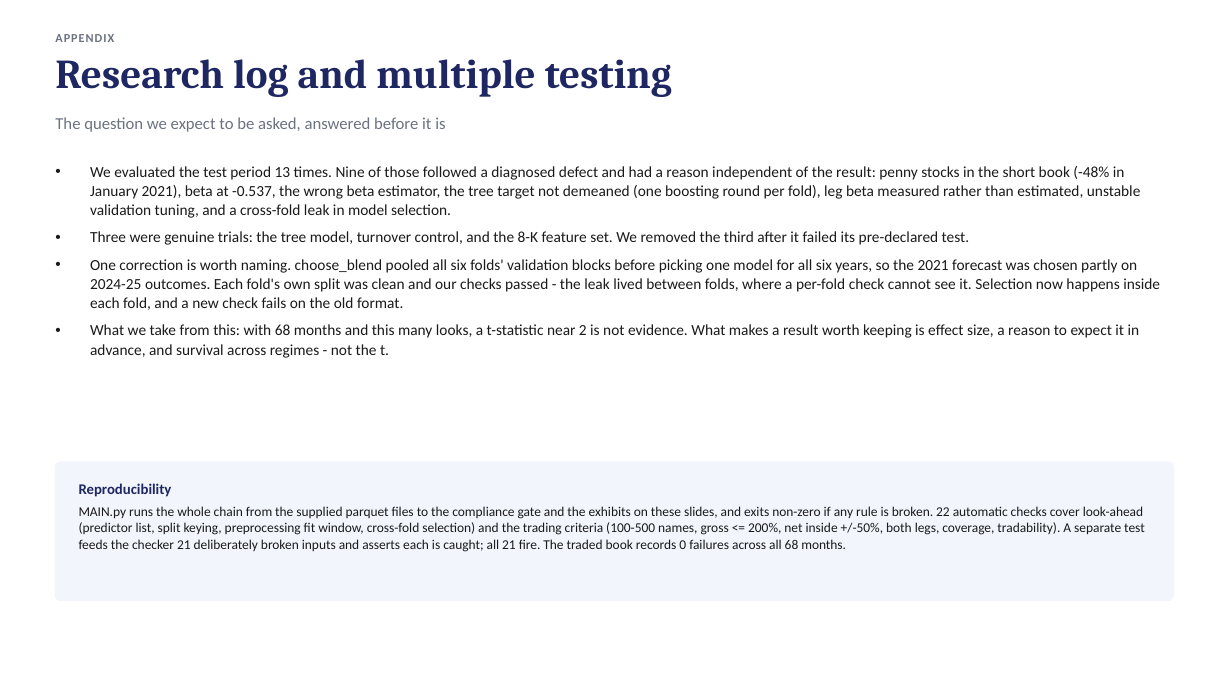
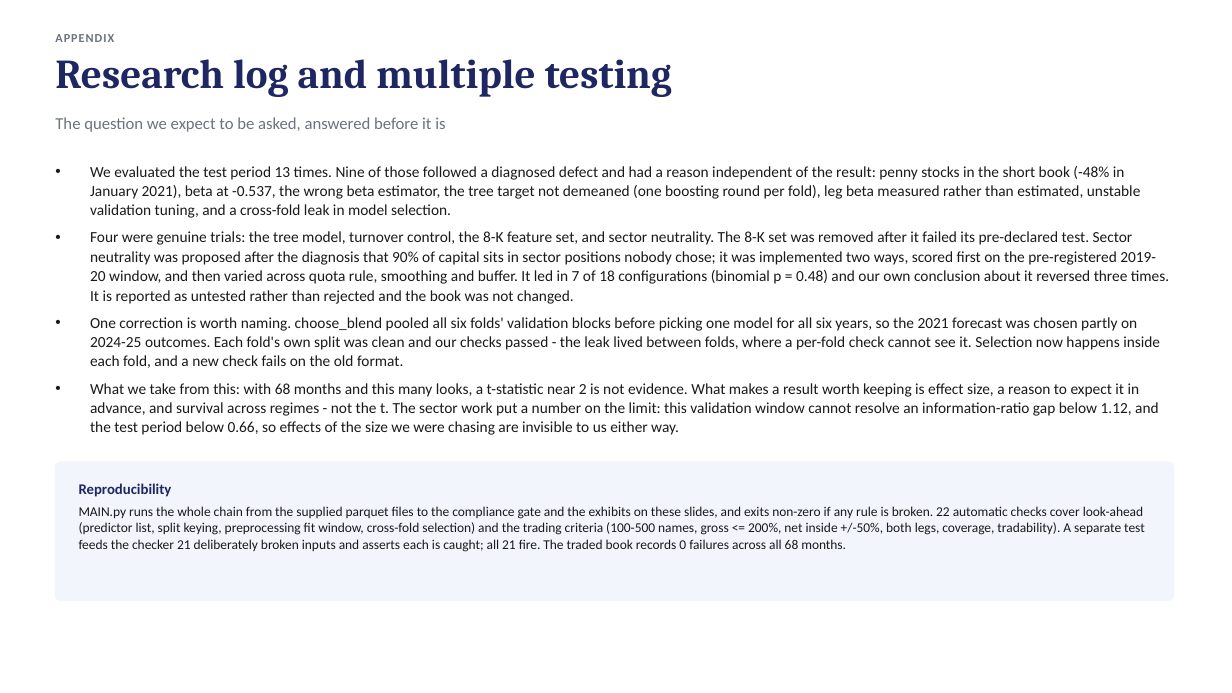
Before and after one commit to TonyTran03/hackathonfiam_zzz, a slide deck: slide 12 of 05_submission/FIAM_deck.pptx. Drawn at 1232x693 pixels with LibreOffice and Linux fonts; fonts in the diff are those of the drawing. Boxes give left, top, right and bottom in pixels: in the first picture for what was removed or moved away, otherwise in the second. Text is boxed around its words. In the diff, an @@ line names an element or a change of style, - is before the commit and + after.

```diff
--- a/05_submission/FIAM_deck.pptx
+++ b/05_submission/FIAM_deck.pptx
@@ text at bbox=[90, 231, 1169, 304]: text changed @@
-• Three were genuine trials: the tree model, turnover control, and the 8-K feature set. We removed the third after it failed its pre-declared test.
+• Four were genuine trials: the tree model, turnover control, the 8-K feature set, and sector neutrality. The 8-K set was removed after it failed its pre-declared test. Sector neutrality was proposed after the diagnosis that 90% of capital sits in sector positions nobody chose; it was implemented two ways, scored first on the pre-registered 2019-20 window, and then varied across quota rule, smoothing and buffer. It led in 7 of 18 configurations (binomial p = 0.48) and our own conclusion about it reversed three times. It is reported as untested rather than rejected and the book was not changed.
@@ text at bbox=[90, 383, 1159, 435]: text changed @@
-• What we take from this: with 68 months and this many looks, a t-statistic near 2 is not evidence. What makes a result worth keeping is effect size, a reason to expect it in advance, and survival across regimes - not the t.
+• What we take from this: with 68 months and this many looks, a t-statistic near 2 is not evidence. What makes a result worth keeping is effect size, a reason to expect it in advance, and survival across regimes - not the t. The sector work put a number on the limit: this validation window cannot resolve an information-ratio gap below 1.12, and the test period below 0.66, so effects of the size we were chasing are invisible to us either way.
```
Also in this commit, not shown: 3 other slides changed, 2 other files.
